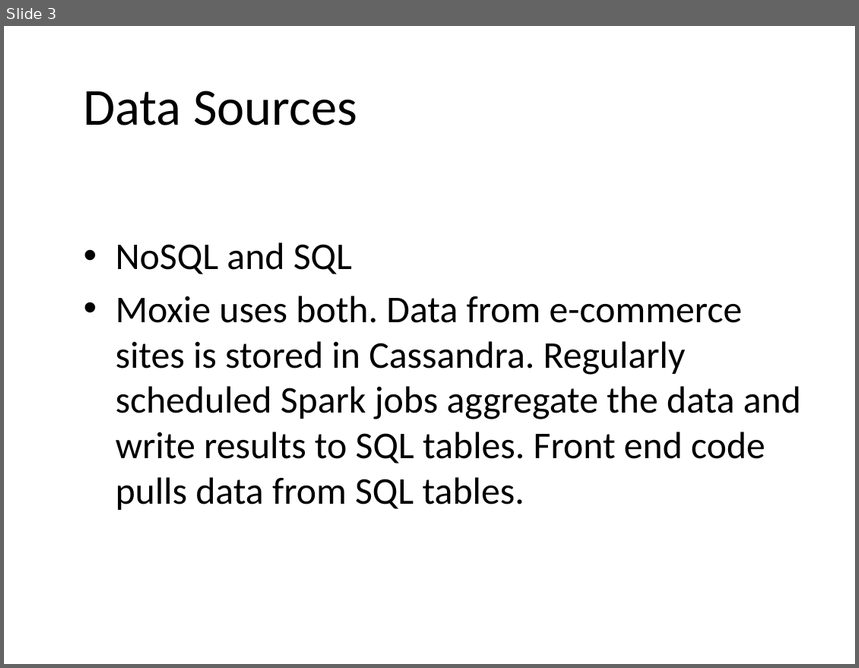
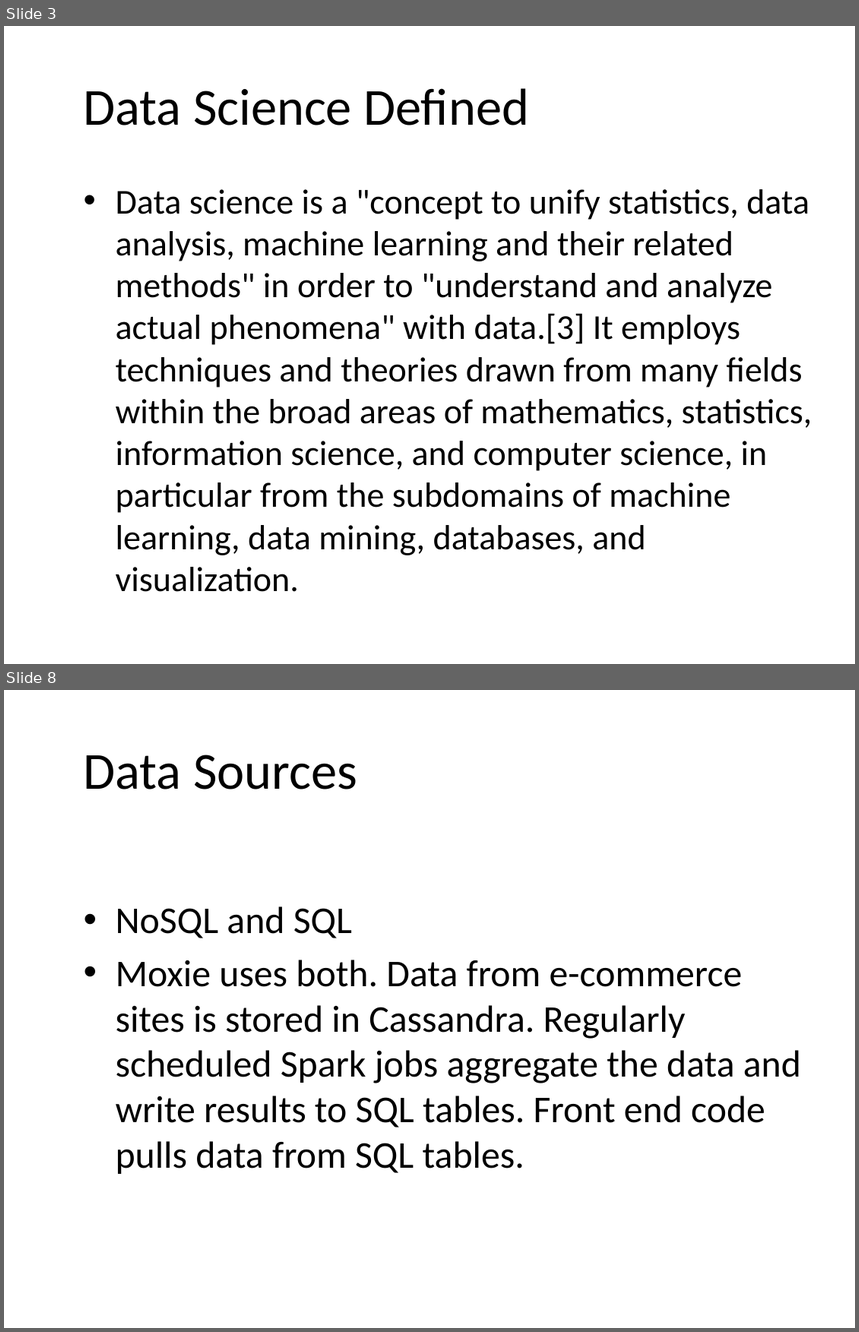
Before and after one commit to JeffRisberg/PythonNotebooksForAI, a slide deck: Documents/50-DataScience.pptx. Shown one above the other, each under a label of ours: slide 3 before the commit, slides 3 and 8 after it; the slides between them are not shown. The pictures are 859x668 and 859x1332 pixels, drawn with LibreOffice and Linux fonts; fonts in the diff are those of the drawing; background and template pictures are left out. Boxes give left, top, right and bottom in pixels: in the first picture for what was removed or moved away, otherwise in the second. Text is boxed around its words. In the diff, an @@ line names an element or a change of style, - is before the commit and + after.

Commit message:
updated data science

```diff
--- a/Documents/50-DataScience.pptx
+++ b/Documents/50-DataScience.pptx
@@ slide 3 added at <box>4,26,855,664</box>, background picture (left out) @@
@@ title added at <box>84,88,529,126</box>, 44 pt, text #000000 @@
+Data Science Defined
@@ text added at <box>116,189,813,556</box>, 29.6 pt, text #000000 @@
+• Data science is a "concept to unify statistics, data analysis, machine learning and their related methods" in order to "understand and analyze actual phenomena" with data.[3] It employs techniques and theories drawn from many fields within the broad areas of mathematics, statistics, information science, and computer science, in particular from the subdomains of machine learning, data mining, databases, and visualization.
@@ what was slide 3 is now slide 8 @@
```
Also in this commit, not shown: 2 slides changed, 4 other slides added.
